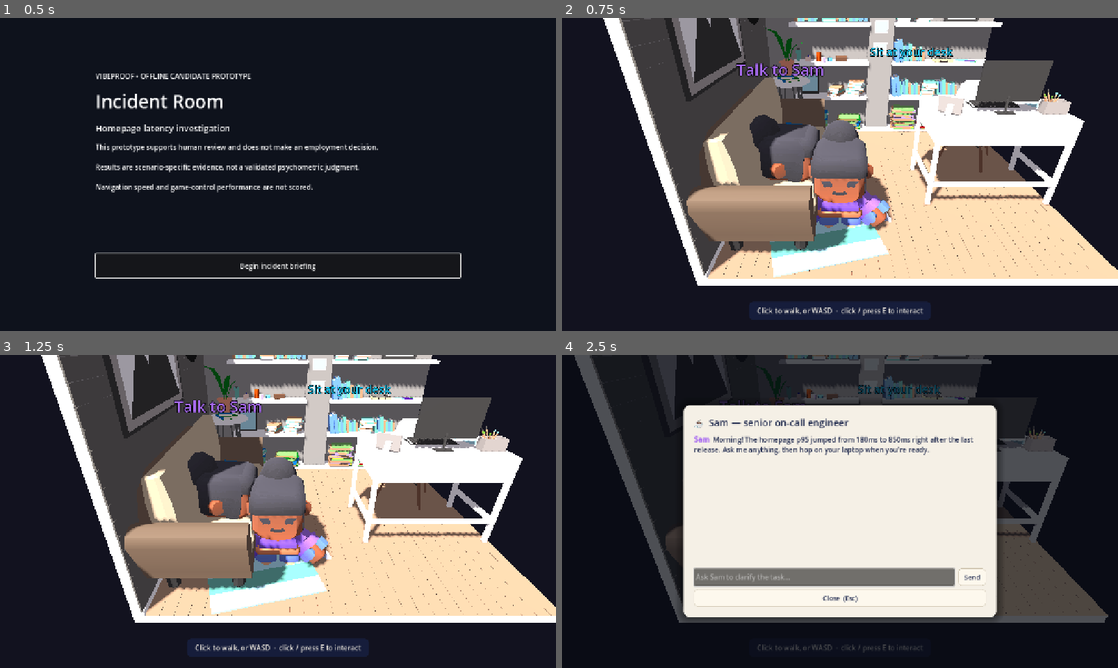
Above: before the commit, frames 1-4 (two rows, left to right).
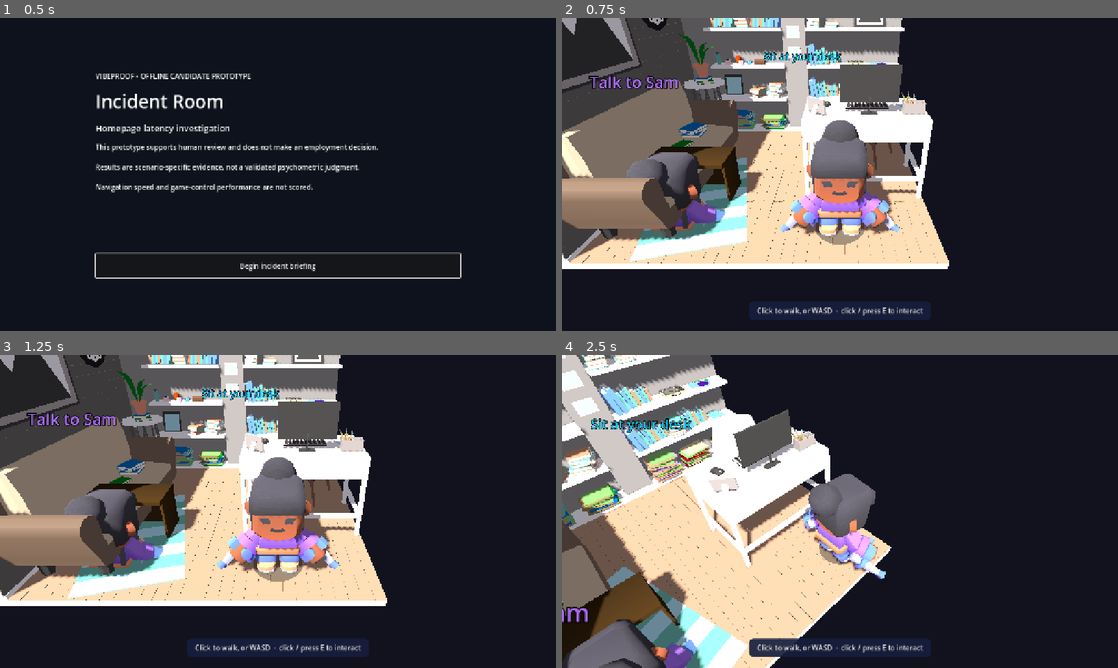
Above: after the commit, the same moments.

Repository: mengfoong-dev/codex-candidate-assesment-system
Game: Godot game, scene res://scenes/main/main.tscn
Two runs of this game, one before a commit and one after it. Both use one fixed random seed, a clock stepped at 60 frames per second and the inputs below.
Inputs (mouse positions are in pixels of both pictures, inside the frame that each line leads up to):
- Up to frame 1 (0.5 s): no input
- Up to frame 2 (0.75 s): click "Begin incident briefing" at 0.5 s
- Up to frame 3 (1.25 s): no input
- Up to frame 4 (2.5 s): tap Enter at 1.25, 2 s; move the mouse to (962, 495) at 1.27 s; hold D (move_right) 1.28-2 s; tap E (interact) at 1.35 s; click (962, 495) at 1.42 s; drag from (728, 527) to (812, 574) at 2.02 s

Frame 1 is identical in both runs. In frame 2, 63% of the frame differs, in the area x 0-100%, y 0-86%; in frame 3, 62%; in frame 4, 74%, in the area x 0-99%, y 0-100%.

Commit message:
feat: senior sits at own desk, furniture collision, sit animation
- PlayerVisual.start_animation: hold a fixed pose (e.g. sit) instead of idle/walk.
- Seat the senior (Sam) at his own VNB desk + chair with the sit animation, moved to
  the open front-left so it isn't cramped; player spawns front-right by their desk.
- mesh_collider.gd generates trimesh collision from the office GLB so the player
  walks around the furniture (obstacles); Sam's desk gets a box collider. Verified a
  player steered outside is bounded by collision.

Diff:
--- a/apps/incident-room/scenes/room/incident_room.tscn
+++ b/apps/incident-room/scenes/room/incident_room.tscn
@@ -1,10 +1,13 @@
-[gd_scene load_steps=9 format=3]
+[gd_scene load_steps=13 format=3]
 
 [ext_resource type="PackedScene" path="res://scenes/player/player.tscn" id="1_player"]
 [ext_resource type="PackedScene" path="res://scenes/stations/station_trigger.tscn" id="2_station"]
 [ext_resource type="PackedScene" path="res://scenes/player/player_visual.tscn" id="8_senior"]
 [ext_resource type="Script" path="res://scripts/presentation/follow_camera.gd" id="17_cam"]
 [ext_resource type="PackedScene" uid="uid://dbph8hxieq235" path="res://assets/third_party/office-room-15/office_room_15.glb" id="18_room"]
+[ext_resource type="Mesh" uid="uid://ct0wwua8701fu" path="res://assets/third_party/vnb-office-set/Office_Desk_1.obj" id="19_sdesk"]
+[ext_resource type="Mesh" uid="uid://do7o868e5cnsb" path="res://assets/third_party/vnb-office-set/Chair_A.obj" id="20_schair"]
+[ext_resource type="Script" path="res://scripts/presentation/mesh_collider.gd" id="21_collider"]
 
 [sub_resource type="Environment" id="Environment_room"]
 background_mode = 1
@@ -18,6 +21,9 @@
 
 [sub_resource type="BoxShape3D" id="WallShape"]
 size = Vector3(6, 3, 0.4)
+
+[sub_resource type="BoxShape3D" id="SamDeskShape"]
+size = Vector3(1.5, 0.95, 0.75)
 
 [node name="IncidentRoom" type="Node3D"]
 
@@ -41,6 +47,10 @@
 
 [node name="OfficeRoom15" parent="." instance=ExtResource("18_room")]
 transform = Transform3D(0.011, 0, 0, 0, 0.011, 0, 0, 0, 0.011, 0, 0, 0)
+
+[node name="RoomCollision" type="Node" parent="."]
+script = ExtResource("21_collider")
+target_path = NodePath("../OfficeRoom15")
 
 [node name="Architecture" type="Node3D" parent="."]
 
@@ -69,14 +79,31 @@
 shape = SubResource("WallShape")
 
 [node name="Senior" type="Node3D" parent="."]
-transform = Transform3D(0, 0, 1, 0, 1, 0, -1, 0, 0, -1.7, 0.05, 1.2)
+transform = Transform3D(-1, 0, 0, 0, 1, 0, 0, 0, -1, -1.5, 0.05, 1.75)
 
 [node name="Body" parent="Senior" instance=ExtResource("8_senior")]
+start_animation = "sit"
 
 [node name="Trigger" parent="Senior" instance=ExtResource("2_station")]
 station_id = "senior"
 station_title = "Talk to Sam"
 accent_color = Color(0.66, 0.42, 0.94, 1)
+
+[node name="SamDesk" type="Node3D" parent="."]
+transform = Transform3D(1, 0, 0, 0, 1, 0, 0, 0, 1, -1.5, 0, 1.0)
+
+[node name="Desk" type="MeshInstance3D" parent="SamDesk"]
+mesh = ExtResource("19_sdesk")
+
+[node name="Chair" type="MeshInstance3D" parent="SamDesk"]
+transform = Transform3D(-1, 0, 0, 0, 1, 0, 0, 0, -1, 0, 0, 0.75)
+mesh = ExtResource("20_schair")
+
+[node name="Body" type="StaticBody3D" parent="SamDesk"]
+
+[node name="Collision" type="CollisionShape3D" parent="SamDesk/Body"]
+transform = Transform3D(1, 0, 0, 0, 1, 0, 0, 0, 1, 0, 0.475, 0)
+shape = SubResource("SamDeskShape")
 
 [node name="MyDesk" type="Node3D" parent="."]
 transform = Transform3D(1, 0, 0, 0, 1, 0, 0, 0, 1, 0.45, 0, -0.7)
@@ -87,6 +114,6 @@
 accent_color = Color(0.1, 0.78, 0.95, 1)
 
 [node name="Player" parent="." instance=ExtResource("1_player")]
-position = Vector3(-0.9, 0.05, 1.6)
+position = Vector3(1.2, 0.05, 2.0)
 camera_path = NodePath("../Camera3D")
 movement_speed = 2.8
--- /dev/null
+++ b/apps/incident-room/scripts/presentation/mesh_collider.gd
@@ -0,0 +1,14 @@
+extends Node
+
+## Generates trimesh static collision from a visual environment (e.g. the office GLB)
+## so the player collides with the actual furniture/walls — obstacles to walk around —
+## without hand-placing box colliders. Runs once at load.
+
+@export var target_path: NodePath
+
+func _ready() -> void:
+    var target := get_node_or_null(target_path)
+    if target == null:
+        return
+    for node: Node in target.find_children("*", "MeshInstance3D", true, false):
+        (node as MeshInstance3D).create_trimesh_collision()
--- a/apps/incident-room/scripts/presentation/player_visual.gd
+++ b/apps/incident-room/scripts/presentation/player_visual.gd
@@ -3,6 +3,9 @@
 
 @export var idle_animation := "idle"
 @export var walk_animation := "walk"
+## A fixed looping pose to hold instead of idle/walk — e.g. "sit" for a seated NPC.
+## When set, set_moving() is ignored so the pose stays put.
+@export var start_animation := ""
 
 var _animation_player: AnimationPlayer
 var _current := ""
@@ -11,9 +14,15 @@
     var candidates := find_children("*", "AnimationPlayer", true, false)
     if not candidates.is_empty():
         _animation_player = candidates[0] as AnimationPlayer
-    set_moving(false)
+    if not start_animation.is_empty() and _animation_player != null and _animation_player.has_animation(start_animation):
+        _animation_player.play(start_animation)
+        _current = start_animation
+    else:
+        set_moving(false)
 
 func set_moving(moving: bool) -> void:
+    if not start_animation.is_empty():
+        return  # seated/posed NPC: never switch to walk/idle
     var requested := walk_animation if moving else idle_animation
     if requested == _current or _animation_player == null:
         return
Not shown, added: apps/incident-room/scripts/presentation/mesh_collider.gd.uid
